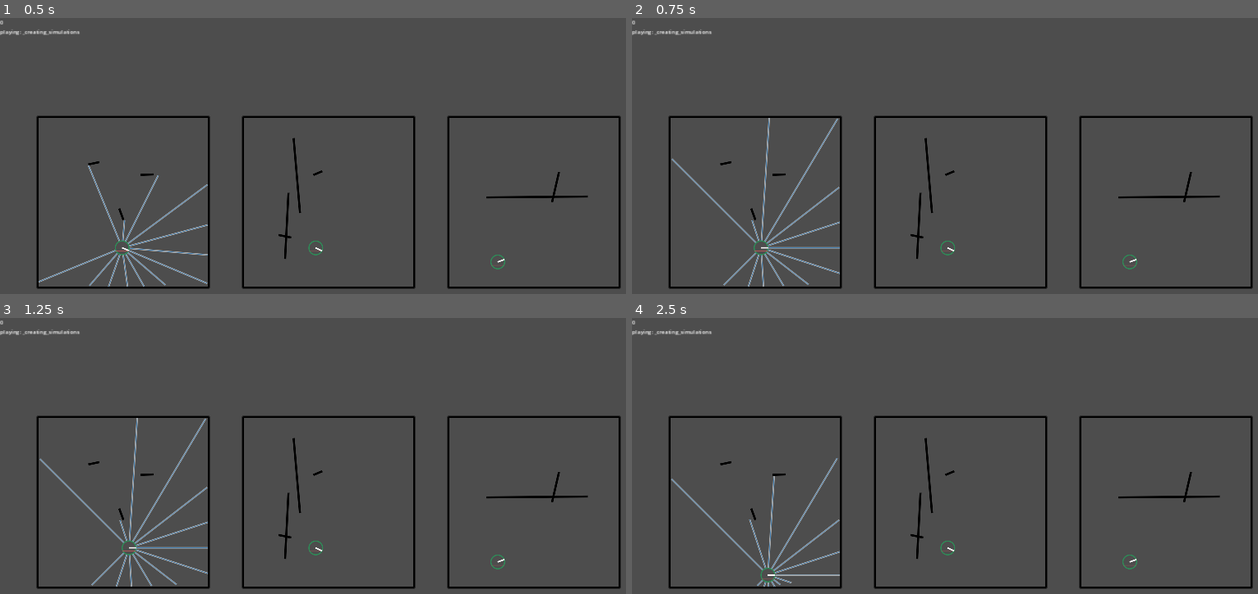
Above: before the commit, frames 1-4 (two rows, left to right).
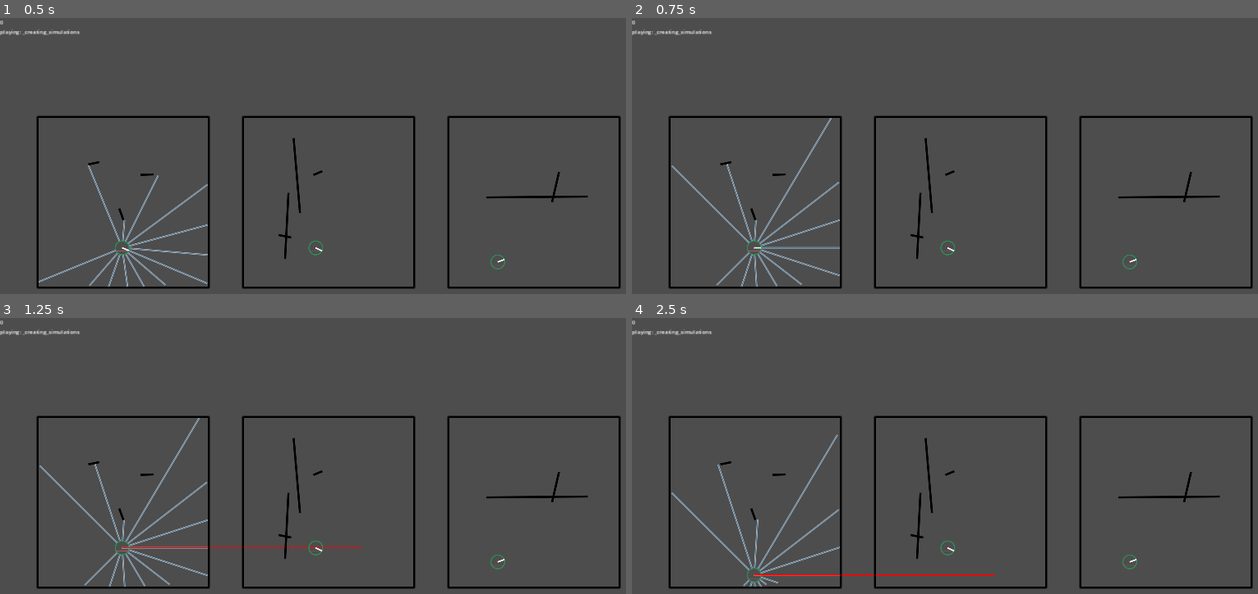
Above: after the commit, the same moments.

Repository: stokatyan/godot-ai
Game: Godot game, scene res://BattleRoyalGame/BREnv.tscn
Same seed, same stepped clock (60 frames per second), same inputs: the game is played once before the commit and once after it.
Inputs:
- Up to frame 1 (0.5 s): no input
- Up to frame 2 (0.75 s): tap Enter at 0.5 s; hold D from 0.53 s (still down); hold Shift from 0.53 s (still down)
- Up to frame 3 (1.25 s): keep holding D; keep holding Shift; tap Space at 0.77, 0.8, 1.07 s
- Up to frame 4 (2.5 s): tap Space at 1.25, 1.35, 1.52, 1.82, 2.3 s; release D at 1.28 s; release Shift at 1.28 s; hold S 1.28-2.03 s; tap Shift at 1.55 s; hold D from 2.03 s (still down); hold Shift from 2.03 s (still down)

Frame 1 is identical in both runs. In frame 2, 1.8% of the frame differs, in the area x 6-34%, y 36-98%; in frame 3, 1.9%, in the area x 6-58%, y 36-98%; in frame 4, 1.6%.
Error before the commit: Out of bounds get index '1' (on base: 'Array[BRAgent]') (res://BattleRoyalGame/BRSimulation.gd:323)

Commit message:
setup shot line drawing

Diff:
--- a/godot-ai-client/BattleRoyalGame/BRAgent.gd
+++ b/godot-ai-client/BattleRoyalGame/BRAgent.gd
@@ -3,7 +3,7 @@
 class_name BRAgent
 
 var _health: float = 1.0
-var _attack_damage: float = 0.25
+var _attack_damage: float = 0.5
 
 var _current_ammo: float = 0.20
 var _ammo_per_reload: float = 0.20
@@ -12,7 +12,7 @@
 		return 0.01
 
 var _reload_delay_remaining = 0.0
-var _reload_time = 0.1
+var _reload_time = 0.05
 var _reload_time_per_frame: float:
 	get:
 		return 0.01
@@ -35,6 +35,8 @@
 var is_dead: bool:
 	get:
 		return _health <= 0 or _steps_remaining <= 0
+
+var _last_shot_line: Vector4
 
 func _init():
 	_radius = 20
@@ -114,6 +116,9 @@
 	_current_ammo -= _ammo_cost_per_shot
 	_fire_delay_remaining = _fire_delay_per_shot
 
+	var p2 = _position + Vector2.from_angle(_rotation) * max_vision_distance
+	_last_shot_line = Vector4(_position.x, _position.y, p2.x, p2.y)
+
 	return true
 
 func reload():
--- a/godot-ai-client/BattleRoyalGame/BREnv.gd
+++ b/godot-ai-client/BattleRoyalGame/BREnv.gd
@@ -37,15 +37,20 @@
 		apply_move = true
 		move_vector += Vector2.RIGHT
 
+	var rotation = move_vector.angle()
 	var agent_index = 0
+	var shoot = -1.0
 	if Input.is_key_pressed(KEY_SHIFT):
-		agent_index = 1
-
-	if apply_move and !_ai_runner._initial_simulations.is_empty():
-		var action: Array[float] = [move_vector.x, move_vector.y, move_vector.angle()/2.0]
-		var shoot = -1.0
+		rotation = move_vector.angle()
+		move_vector = Vector2.ZERO
+
 		if Input.is_key_pressed(KEY_SPACE):
 			shoot = 1.0
+			apply_move = true
+
+	if apply_move and !_ai_runner._initial_simulations.is_empty():
+		var action: Array[float] = [move_vector.x, move_vector.y, rotation/PI]
+
 		action.append(shoot)
 		action.append(0.0)
 
@@ -164,6 +169,15 @@
 			true
 		)
 
+			# Bullet
+		draw_line(
+			Vector2(agent._last_shot_line.x, agent._last_shot_line.y) + offset,
+			Vector2(agent._last_shot_line.z, agent._last_shot_line.w) + offset,
+			Color.RED,
+			2 * (agent._fire_delay_remaining/agent._fire_delay_per_shot),
+			true
+		)
+
 	# Walls
 	for body in s._boundary_wall_bodies + s._inner_wall_bodies:
 		var shape_rect = s.get_wall_shape(body)
